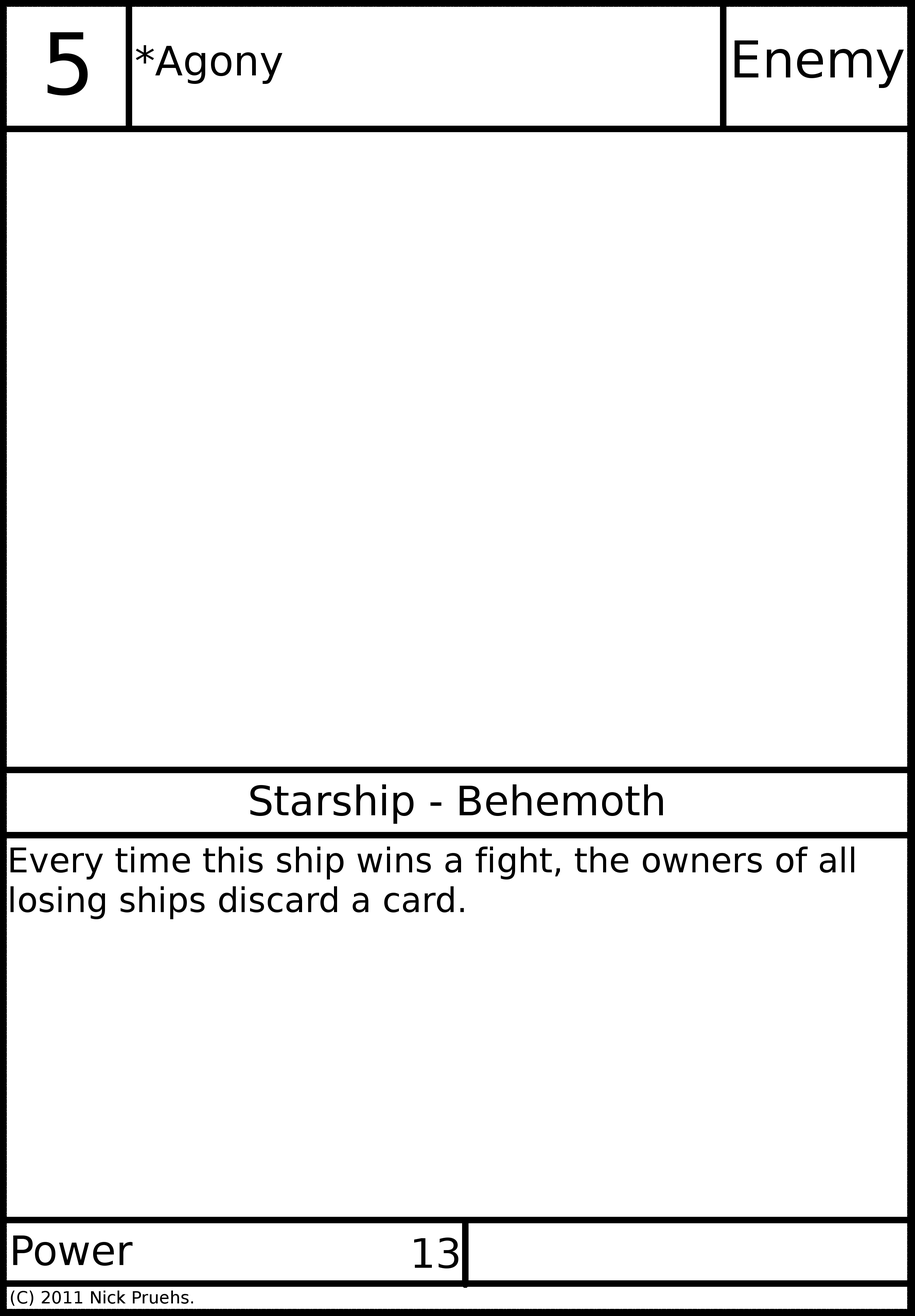
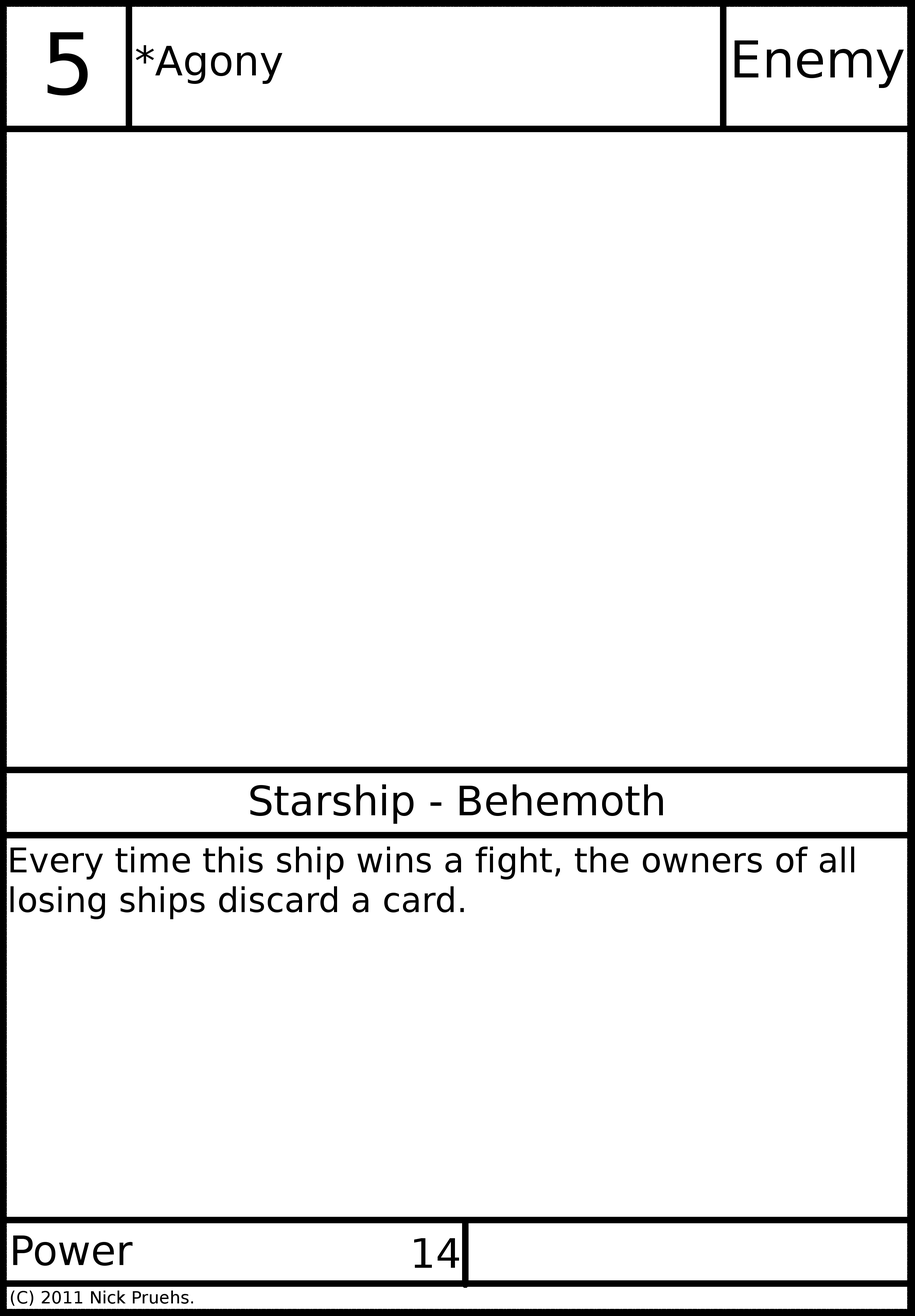
The second 915px x 1316px image is a revision of the first. Changes to its layers:
painted on "Power Value" over [437, 1237, 459, 1269]
